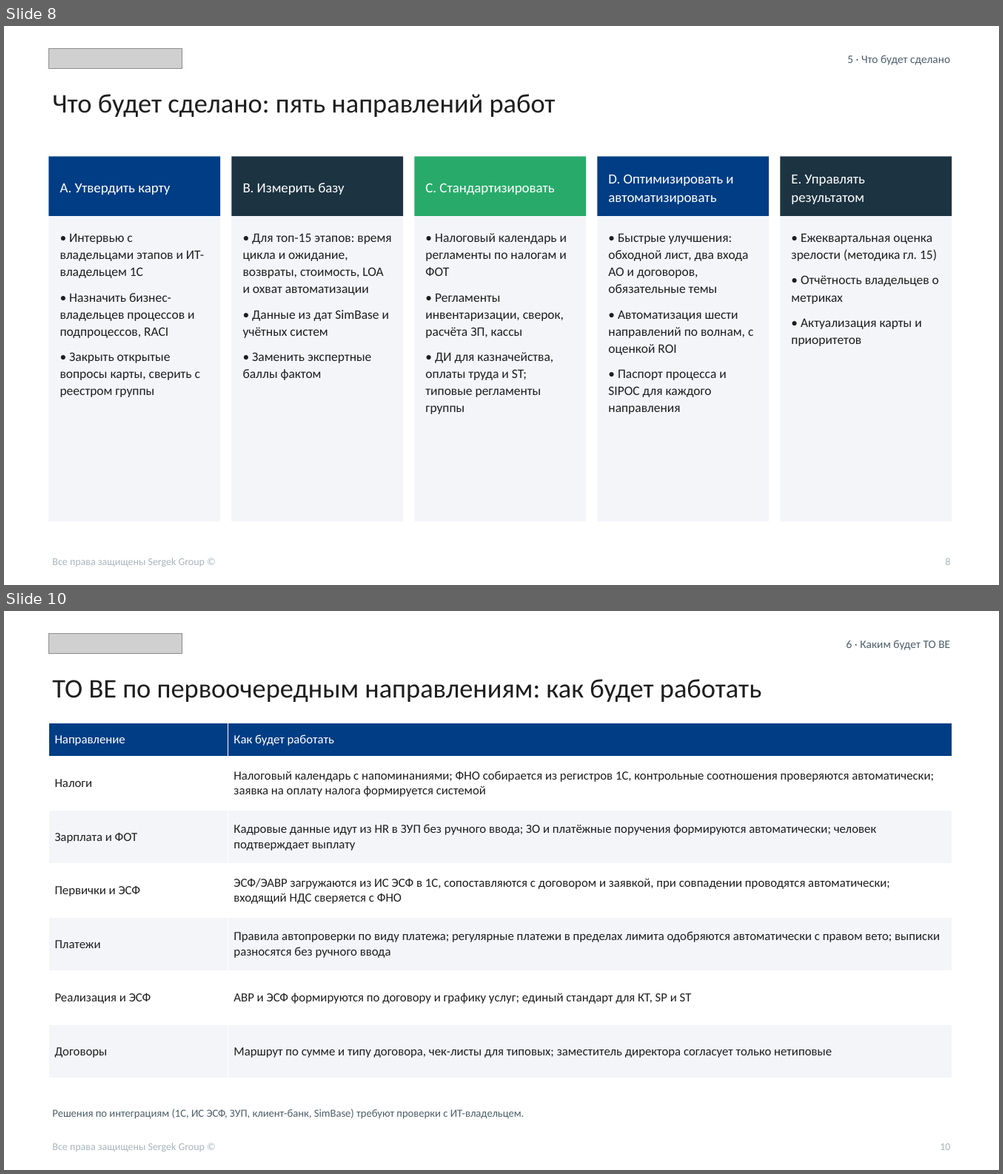
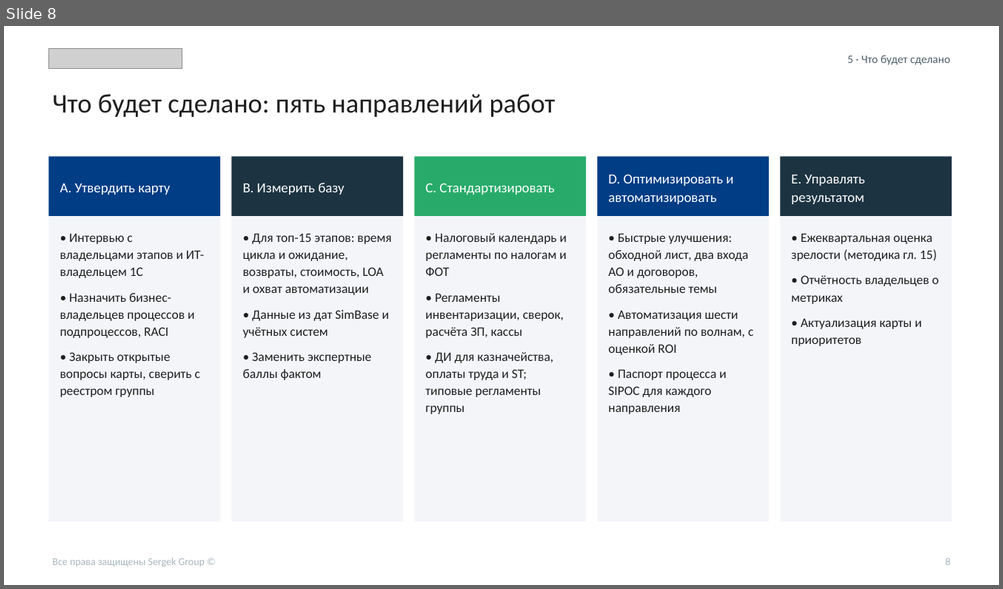
Before and after one commit to TemeshevProject/acoounting, a slide deck: presentation/accounting_processes_deck_brand.pptx. Shown one above the other, each under a label of ours: slides 8 and 10 before the commit, slide 8 after it; the slides between them are not shown. The pictures are 1003x1174 and 1003x589 pixels, drawn with LibreOffice and Linux fonts; fonts in the diff are those of the drawing; grey boxes stand for pictures. Boxes give left, top, right and bottom in pixels: in the first picture for what was removed or moved away, otherwise in the second. Text is boxed around its words. In the diff, an @@ line names an element or a change of style, - is before the commit and + after.

```diff
--- a/presentation/accounting_processes_deck_brand.pptx
+++ b/presentation/accounting_processes_deck_brand.pptx
@@ slide 10 removed at [4, 611, 999, 1170], background #FFFFFF @@
@@ picture removed at [48, 633, 182, 653] @@
@@ text removed at [846, 640, 950, 650] @@
-6 · Каким будет TO BE
@@ text removed at [52, 679, 761, 702] @@
-TO BE по первоочередным направлениям: как будет работать
@@ table removed at [48, 723, 951, 1079], 7 rows, 2 columns @@
-Направление | Как будет работать
-Налоги | Налоговый календарь с напоминаниями; ФНО собирается из регистров 1С, контрольные соотношения проверяются автоматически; заявка на оплату налога формируется системой
-Зарплата и ФОТ | Кадровые данные идут из HR в ЗУП без ручного ввода; ЗО и платёжные поручения формируются автоматически; человек подтверждает выплату
-Первички и ЭСФ | ЭСФ/ЭАВР загружаются из ИС ЭСФ в 1С, сопоставляются с договором и заявкой, при совпадении проводятся автоматически; входящий НДС сверяется с ФНО
-Платежи | Правила автопроверки по виду платежа; регулярные платежи в пределах лимита одобряются автоматически с правом вето; выписки разносятся без ручного ввода
-Реализация и ЭСФ | АВР и ЭСФ формируются по договору и графику услуг; единый стандарт для КТ, SP и ST
-Договоры | Маршрут по сумме и типу договора, чек-листы для типовых; заместитель директора согласует только нетиповые
@@ text removed at [52, 1109, 524, 1119] @@
-Решения по интеграциям (1С, ИС ЭСФ, ЗУП, клиент-банк, SimBase) требуют проверки с ИТ-владельцем.
@@ text removed at [52, 1143, 205, 1152] @@
-Все права защищены Sergek Group ©
@@ text removed at [939, 1144, 950, 1150] @@
-10
```
Also in this commit, not shown: 2 slides changed, 1 slide added, 1 other slide removed, 1 other file.
